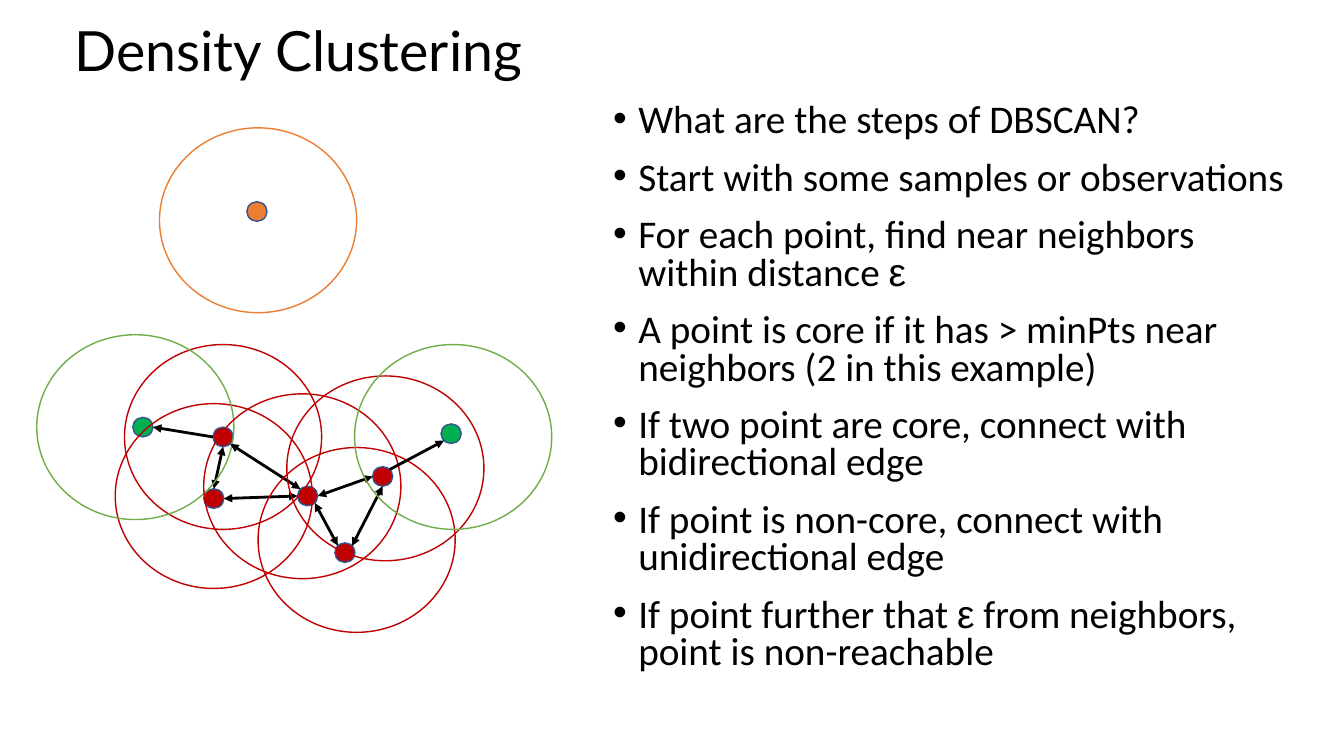
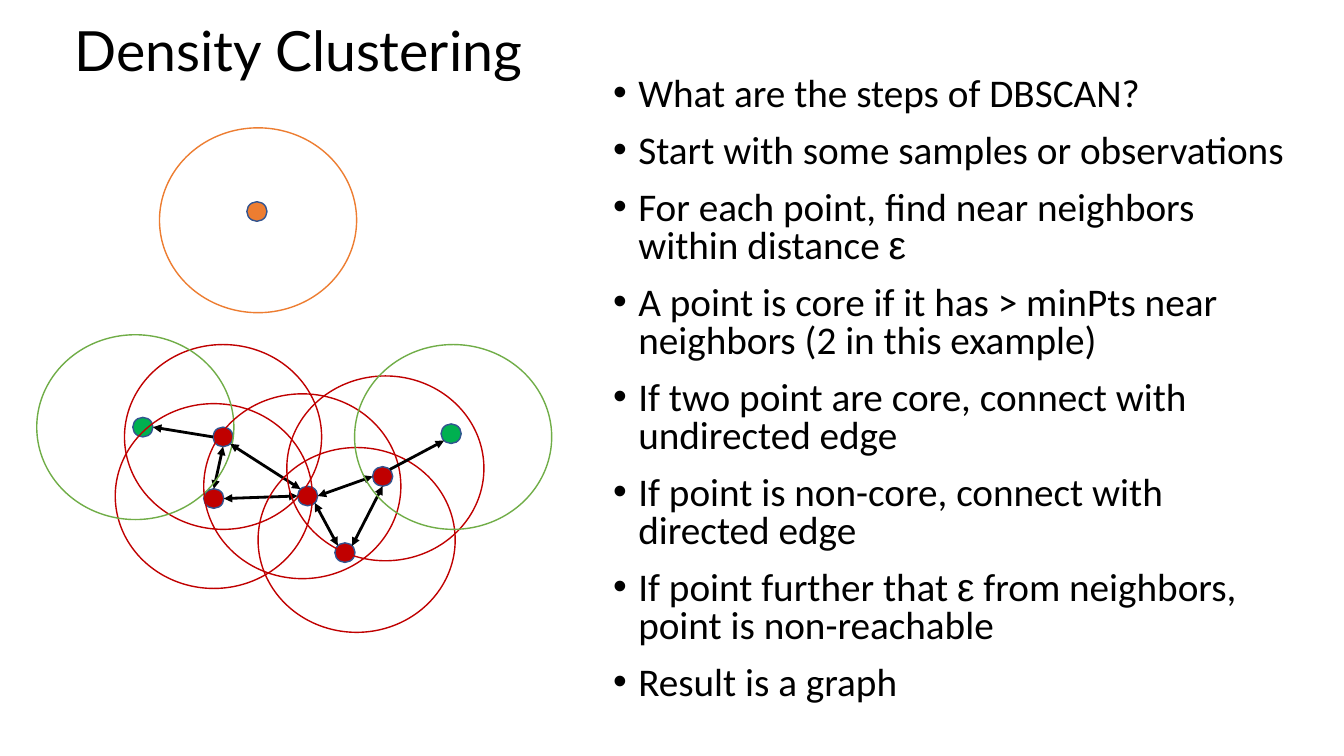
Before and after one commit to StephenElston/CSCI-E-108, a slide deck: slide 55 of slides/6_IntroductionToClustering.pptx (slide 49 before the commit). Drawn at 1344x756 pixels with LibreOffice and Linux fonts; fonts in the diff are those of the drawing. Boxes give left, top, right and bottom in pixels: in the first picture for what was removed or moved away, otherwise in the second. Text is boxed around its words. In the diff, an @@ line names an element or a change of style, - is before the commit and + after.

Commit message:
Added slides to deck

```diff
--- a/slides/6_IntroductionToClustering.pptx
+++ b/slides/6_IntroductionToClustering.pptx
@@ text "What are the steps of ...": place and size @@
-text "What are the steps of ..." at [638,105,1284,672]
+text "What are the steps of ..." at [638,79,1284,703]
@@ text at [638,383,1187,551]: text changed @@
-• If two point are core, connect with bidirectional edge
-• If point is non-core, connect with unidirectional edge
+• If two point are core, connect with undirected edge
+• If point is non-core, connect with directed edge
@@ text at [638,668,897,703]: paragraph added @@
+• Result is a graph
```
Also in this commit, not shown: 6 slides added.
